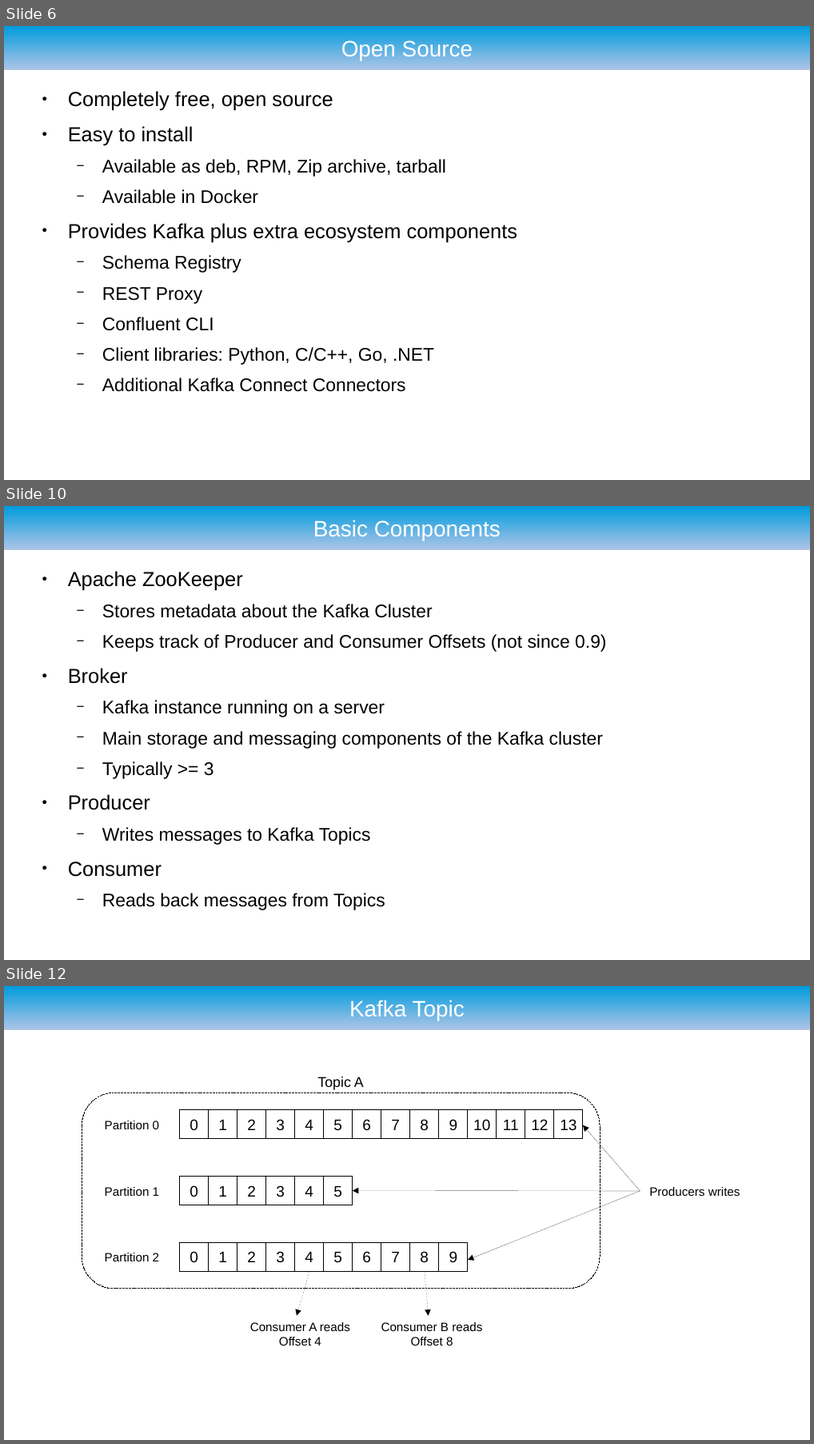
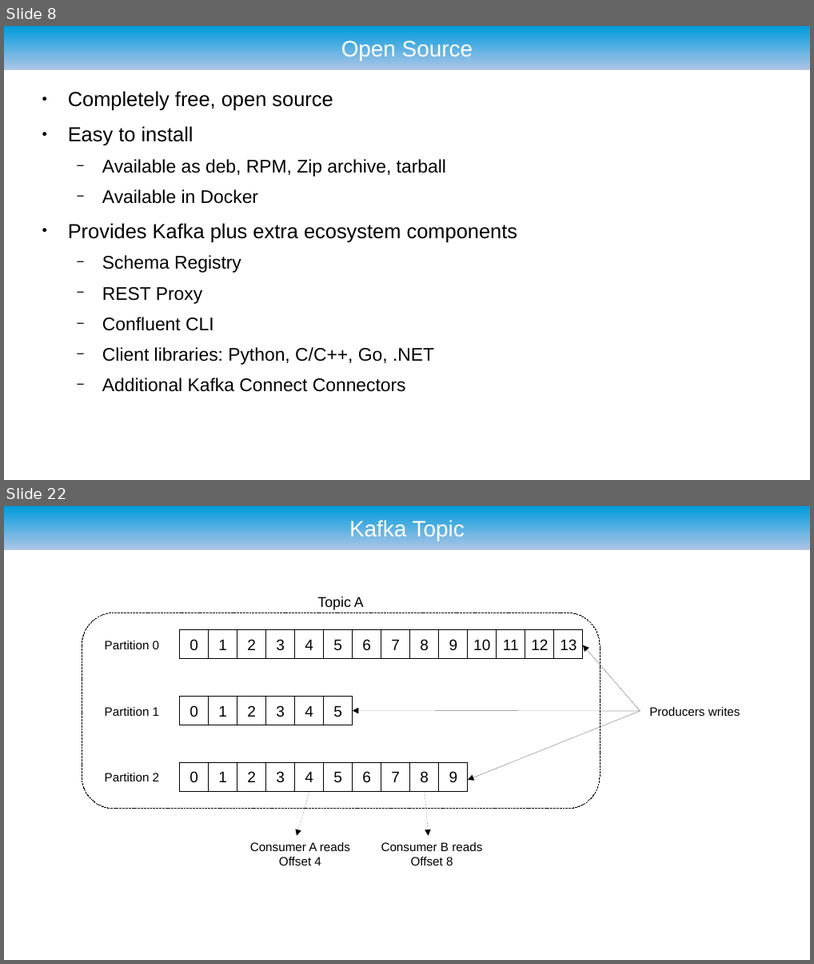
Before and after one commit to ryzlab/kafka-kompetensdag, a slide deck: doc/presentation-umejug.odp. Shown one above the other, each under a label of ours: slides 6, 10 and 12 before the commit, slides 8 and 22 after it; the slides between them are not shown. The pictures are 814x1444 and 814x964 pixels, drawn with LibreOffice and Linux fonts; fonts in the diff are those of the drawing; background and template pictures are left out. Boxes give left, top, right and bottom in pixels: in the first picture for what was removed or moved away, otherwise in the second. Text is boxed around its words. In the diff, an @@ line names an element or a change of style, - is before the commit and + after.

```diff
--- a/doc/presentation-umejug.odp
+++ b/doc/presentation-umejug.odp
@@ slide 10 removed at box(4, 506, 810, 960), background #FFFFFF; not listed: 1 template element that a slide beside it also shows @@
@@ title removed at box(314, 519, 501, 540) @@
-Basic Components
@@ text removed at box(68, 571, 606, 910) @@
-● Apache ZooKeeper
-  − Stores metadata about the Kafka Cluster
-  − Keeps track of Producer and Consumer Offsets (not since 0.9)
-● Broker
-  − Kafka instance running on a server
-  − Main storage and messaging components of the Kafka cluster
-  − Typically >= 3
-● Producer
-  − Writes messages to Kafka Topics
-● Consumer
-  − Reads back messages from Topics
@@ what was slide 6 is now slide 8 @@
@@ what was slide 12 is now slide 22 @@
```
Also in this commit, not shown: 10 slides changed, 17 slides added, 4 other slides removed.
